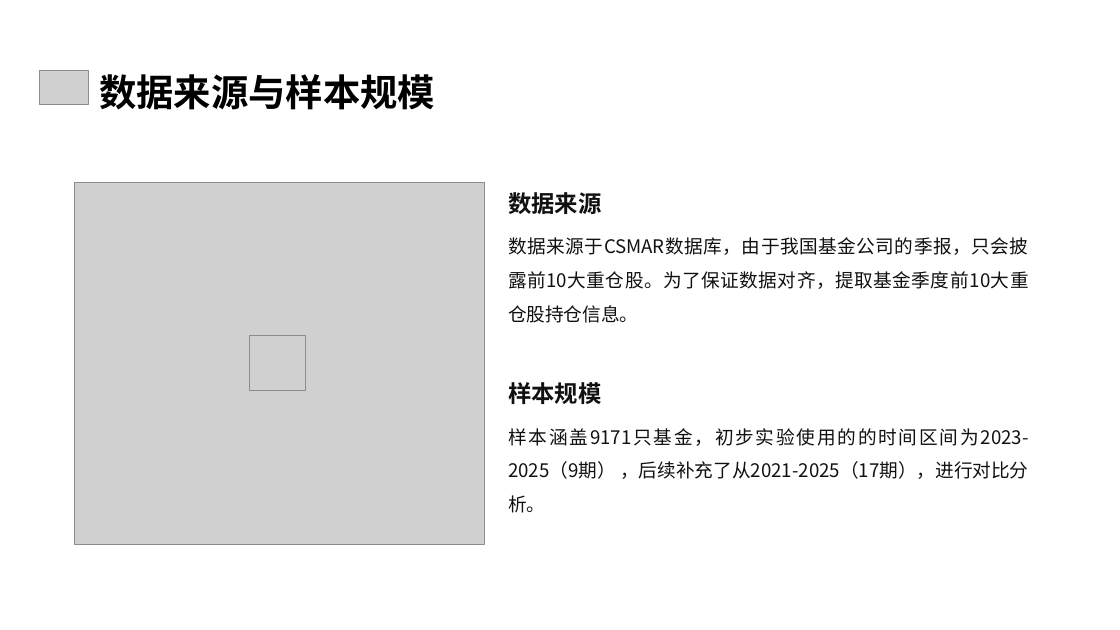
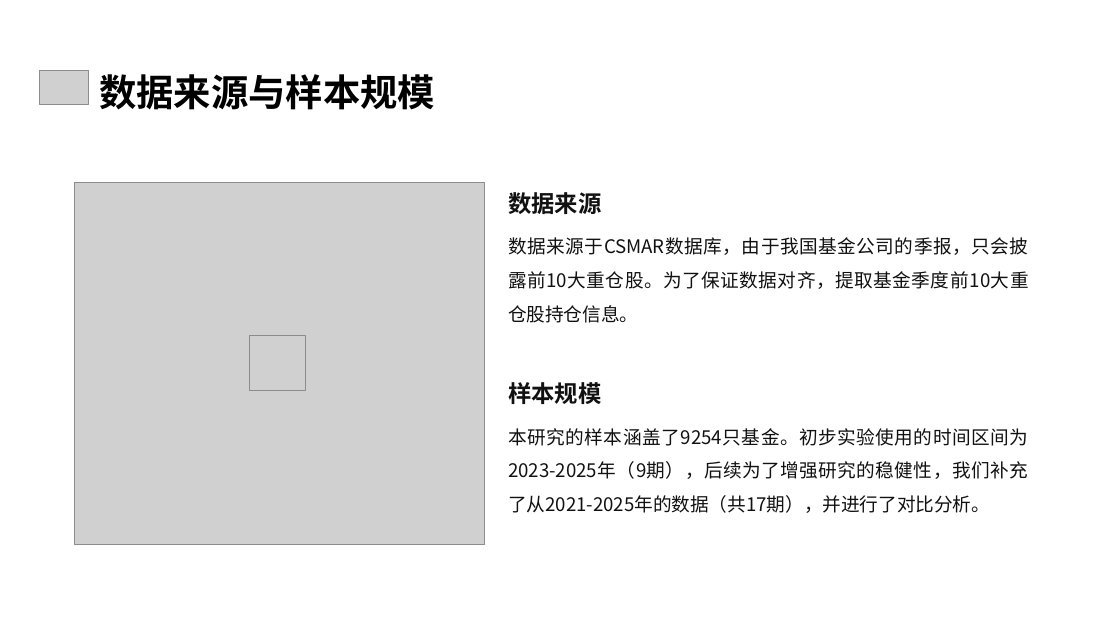
Before and after one commit to OldRed-ma/Class-Test, a slide deck: slide 4 of Bushee/Bushee基金分类与股票持仓结构分析.pptx. Drawn at 1120x630 pixels with LibreOffice and Linux fonts; fonts in the diff are those of the drawing; grey boxes stand for pictures. Boxes give left, top, right and bottom in pixels: in the first picture for what was removed or moved away, otherwise in the second. Text is boxed around its words. In the diff, an @@ line names an element or a change of style, - is before the commit and + after.

```diff
--- a/Bushee/Bushee基金分类与股票持仓结构分析.pptx
+++ b/Bushee/Bushee基金分类与股票持仓结构分析.pptx
@@ text at (x1=508, y1=428, x2=1028, y2=513): text changed @@
-样本涵盖9171只基金，初步实验使用的的时间区间为2023-2025（9期） ，后续补充了从2021-2025（17期），进行对比分析。
+本研究的样本涵盖了9254只基金。初步实验使用的时间区间为2023-2025年（9期），后续为了增强研究的稳健性，我们补充了从2021-2025年的数据（共17期），并进行了对比分析。
```
Also in this commit, not shown: 8 other slides changed.
